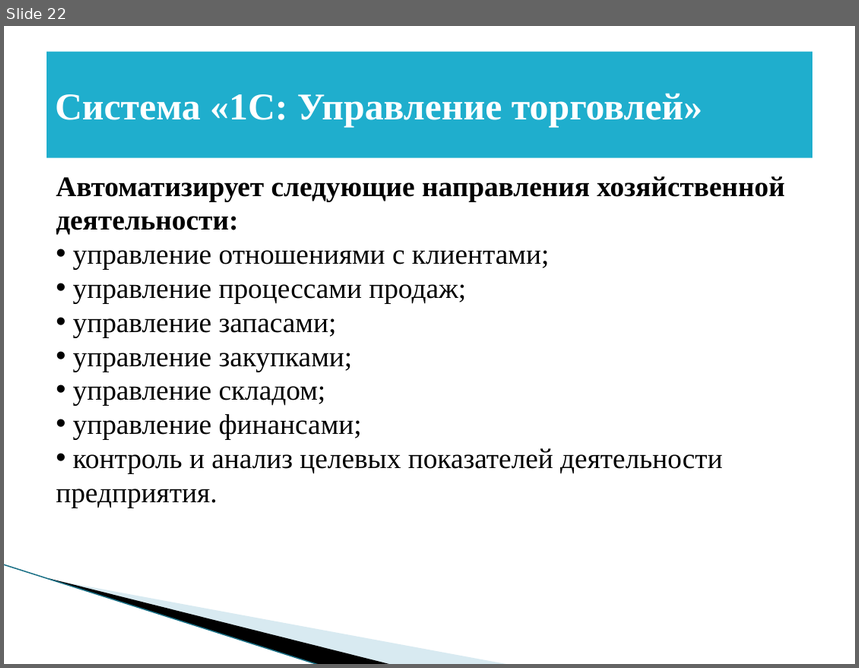
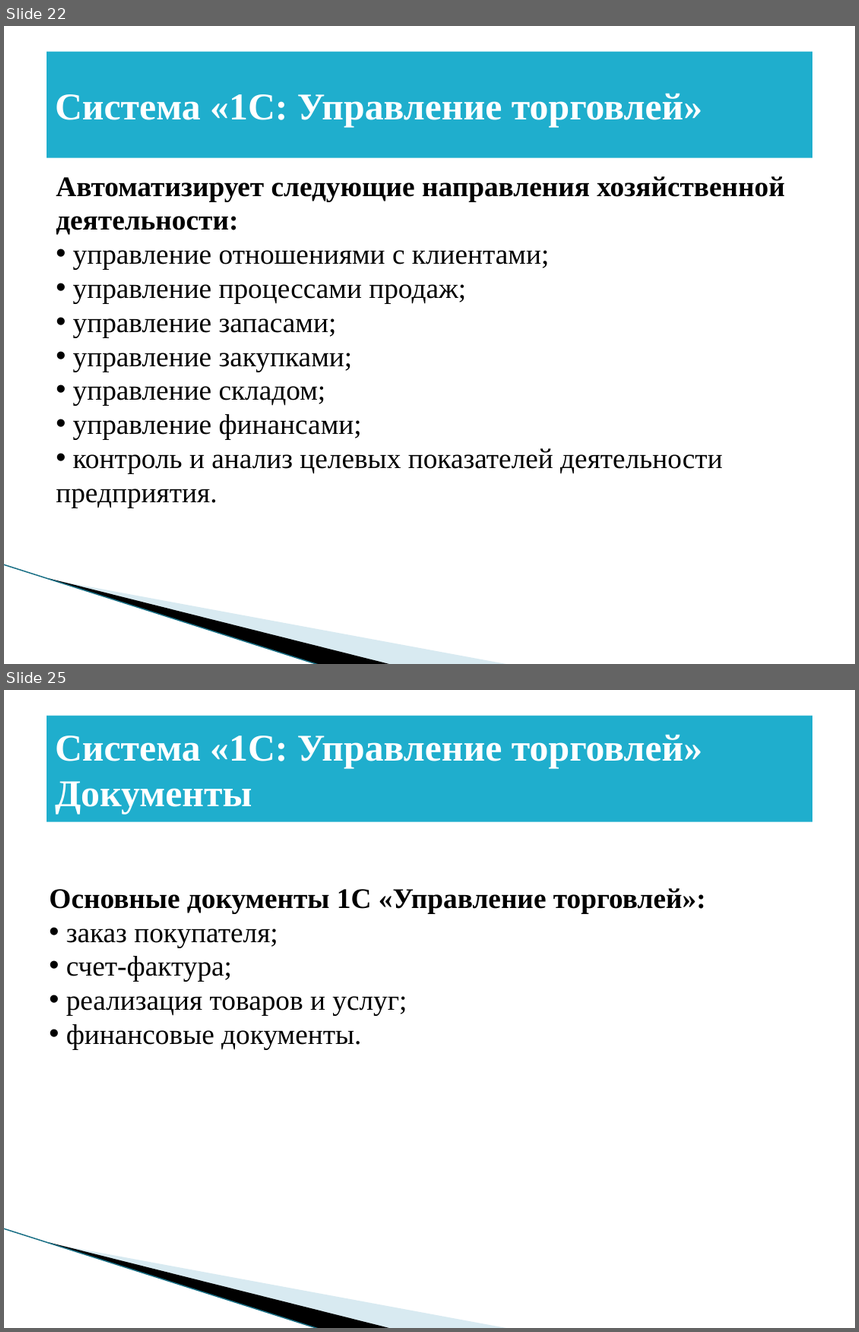
Before and after one commit to BadMax-Kirov/VKR, a slide deck: Выпускная квалификационная работа.pptx. Shown one above the other, each under a label of ours: slide 22 before the commit, slides 22 and 25 after it; the slides between them are not shown. The pictures are 859x668 and 859x1332 pixels, drawn with LibreOffice and Linux fonts; fonts in the diff are those of the drawing; background and template pictures are left out. Boxes give left, top, right and bottom in pixels: in the first picture for what was removed or moved away, otherwise in the second. Text is boxed around its words. In the diff, an @@ line names an element or a change of style, - is before the commit and + after.

```diff
--- a/Выпускная квалификационная работа.pptx
+++ b/Выпускная квалификационная работа.pptx
@@ slide 25 added at [4,690,855,1328], background #FFFFFF; not listed: 3 template elements that a slide beside it also shows @@
@@ title added at [47,716,813,822], fill #1FAECD, 32 pt, text #FFFFFF, bold @@
+Система «1C: Управление торговлей» Документы
@@ text added at [49,888,706,1049], 24 pt, text #000000 @@
+Основные документы 1С «Управление торговлей»:
+• заказ покупателя;
+• счет-фактура;
+• реализация товаров и услуг;
+• финансовые документы.
```
Also in this commit, not shown: 1 slide changed, 11 other slides added, 1 other file.
